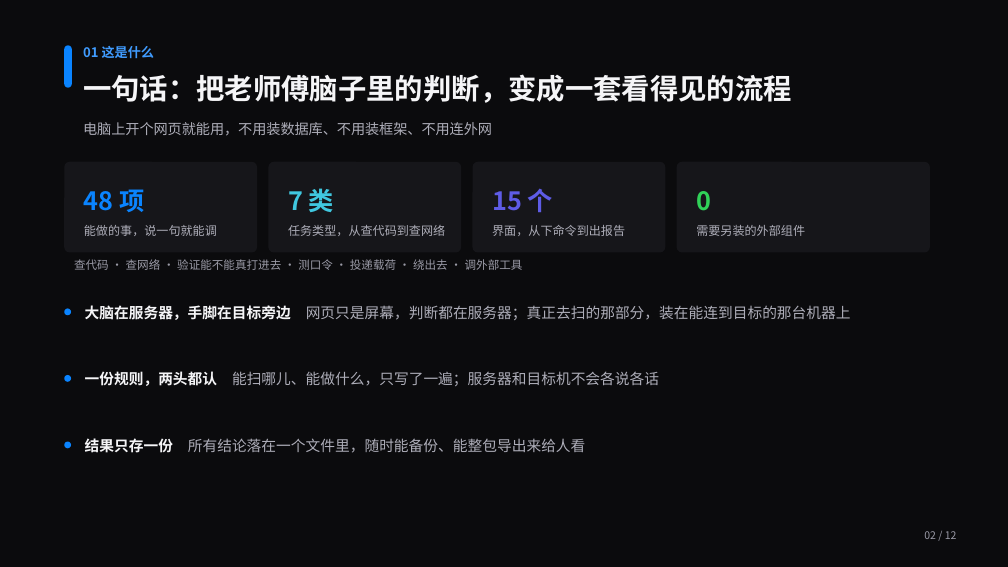
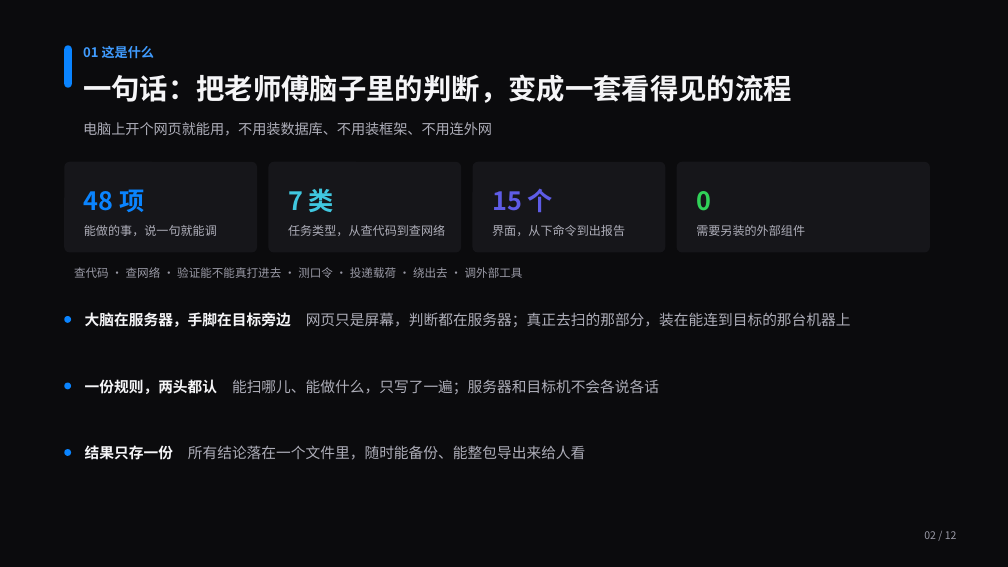
Before and after one commit to hlhck118/ai-vuln-agent, a slide deck: slide 2 of 成果发布-8分钟.pptx. Drawn at 1008x567 pixels with LibreOffice and Linux fonts; fonts in the diff are those of the drawing. Boxes give left, top, right and bottom in pixels: in the first picture for what was removed or moved away, otherwise in the second. Text is boxed around its words. In the diff, an @@ line names an element or a change of style, - is before the commit and + after.

Commit message:
docs deck：架构页下移一行，更快那条换成不带英文的行话
KPI 卡片与副标题挤在一起，正文框和下排要点各下移 0.1 英寸；
「受影响的 part」在发布场合是内部术语，改成「受影响的那几块」。产物跟着重跑。

```diff
--- a/成果发布-8分钟.pptx
+++ b/成果发布-8分钟.pptx
@@ rounded rectangle: place and size @@
-rounded rectangle at [64,309,71,315]
+rounded rectangle at [64,316,71,323]
@@ 4 texts, 1 rounded rectangle: place and size @@
-4 texts, 1 rounded rectangle at [64,259,851,453]
+4 texts, 1 rounded rectangle at [64,267,851,460]
@@ rounded rectangle: place and size @@
-rounded rectangle at [64,442,71,448]
+rounded rectangle at [64,449,71,456]
```
Also in this commit, not shown: 1 other slide changed, 1 other file.
